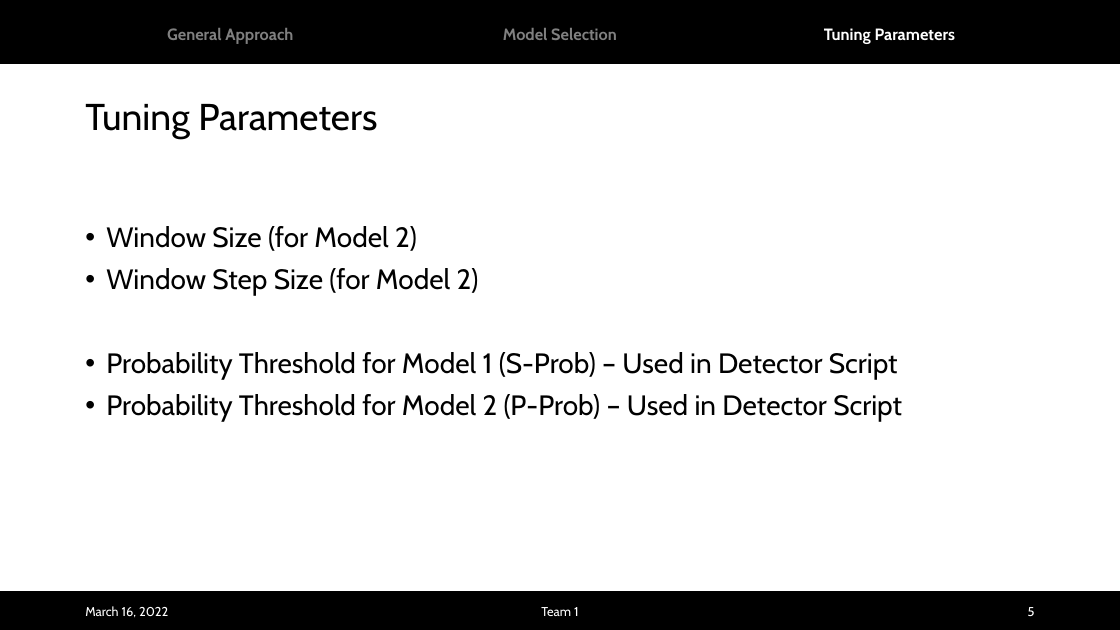
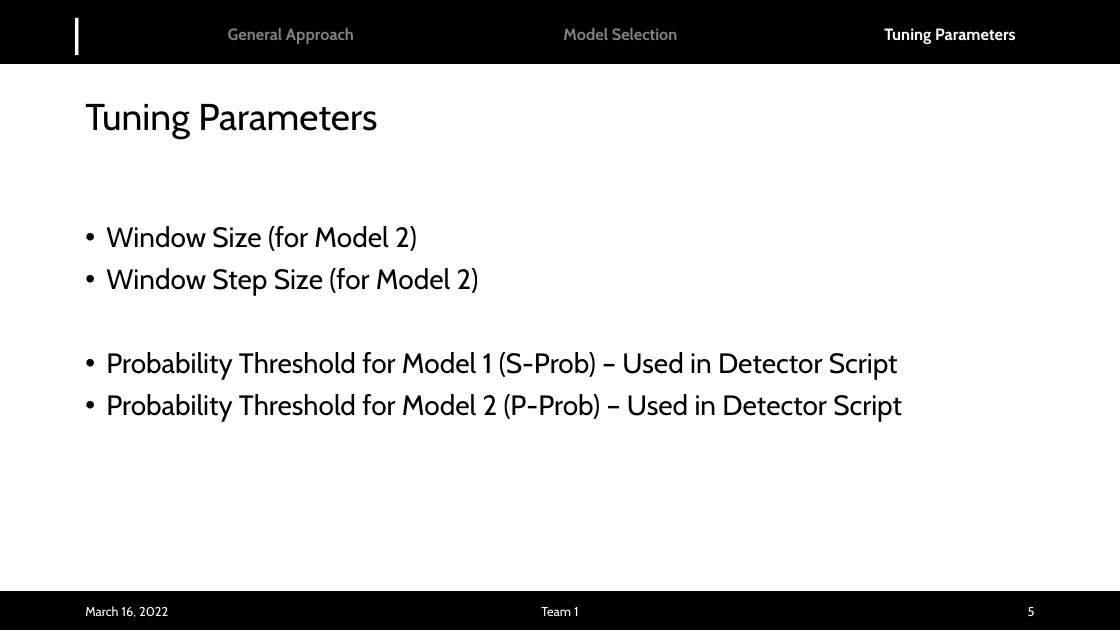
Before and after one commit to albertlk/grillochallenge, a slide deck: slide 5 of Challenge_Team1_v2.pptx. Drawn at 1120x630 pixels with LibreOffice and Linux fonts; fonts in the diff are those of the drawing; background and template pictures are left out. Boxes give left, top, right and bottom in pixels: in the first picture for what was removed or moved away, otherwise in the second. Text is boxed around its words. In the diff, an @@ line names an element or a change of style, - is before the commit and + after.

```diff
--- a/Challenge_Team1_v2.pptx
+++ b/Challenge_Team1_v2.pptx
@@ text added at (x1=64, y1=7, x2=89, y2=56), 33.3 pt, text #FFFFFF @@
+|
@@ 3 texts moved together from (x1=167, y1=28, x2=955, y2=44) to (x1=228, y1=28, x2=1015, y2=44) @@
```
Also in this commit, not shown: 5 other slides changed, 1 slide added, 2 other files.
